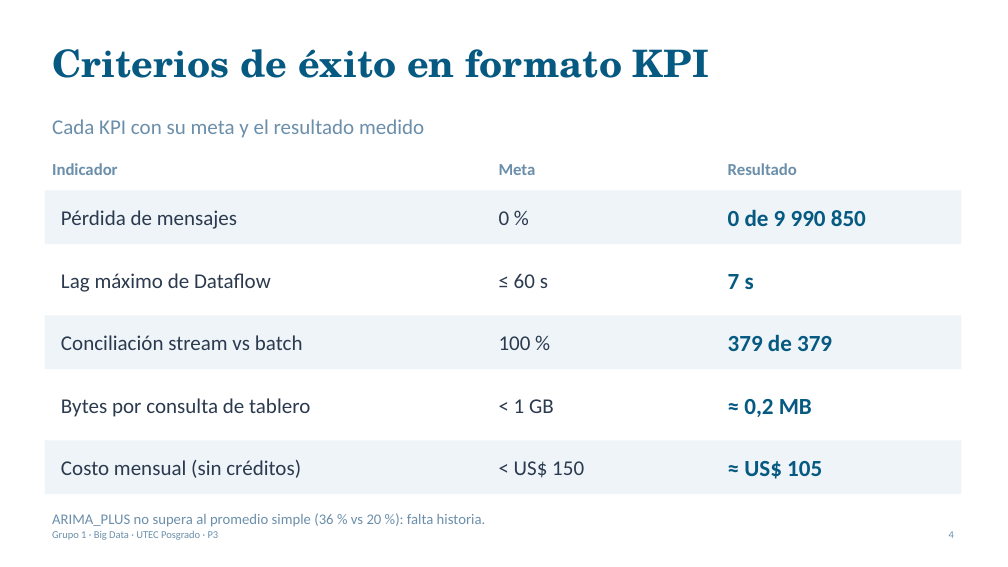
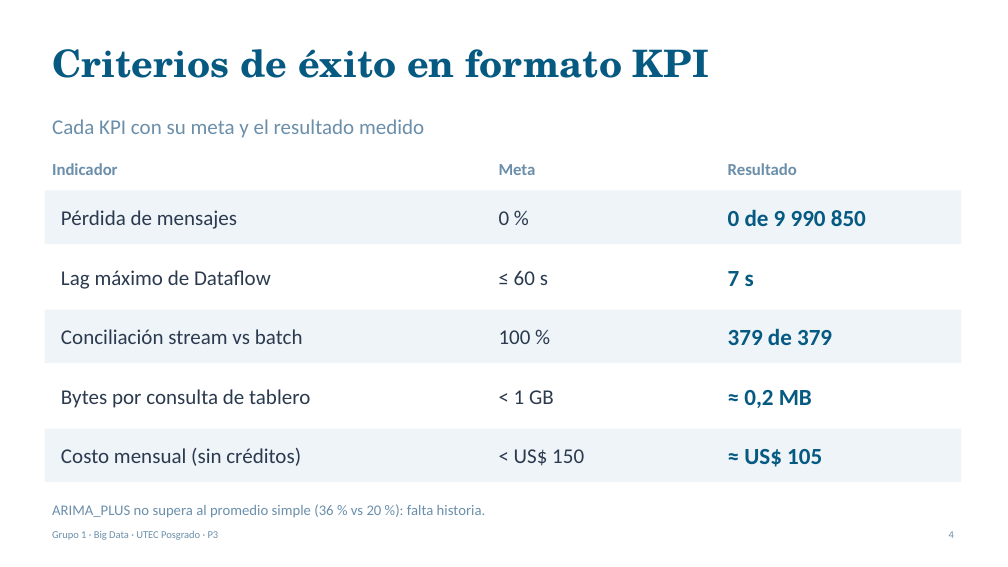
Before and after one commit to RVargasC22/bigdata-g1-ecommerce-gcp, a slide deck: slide 4 of docs/p3/Sustentacion_P3.pptx. Drawn at 1008x567 pixels with LibreOffice and Linux fonts; fonts in the diff are those of the drawing. Boxes give left, top, right and bottom in pixels: in the first picture for what was removed or moved away, otherwise in the second. Text is boxed around its words. In the diff, an @@ line names an element or a change of style, - is before the commit and + after.

```diff
--- a/docs/p3/Sustentacion_P3.pptx
+++ b/docs/p3/Sustentacion_P3.pptx
@@ 3 texts, 1 rectangle moved together from (x1=45, y1=315, x2=962, y2=369) to (x1=45, y1=309, x2=962, y2=363) @@
@@ 7 texts, 2 rectangles moved together from (x1=45, y1=378, x2=962, y2=527) to (x1=45, y1=369, x2=962, y2=518) @@
```
Also in this commit, not shown: 3 other slides changed, 3 other files.
